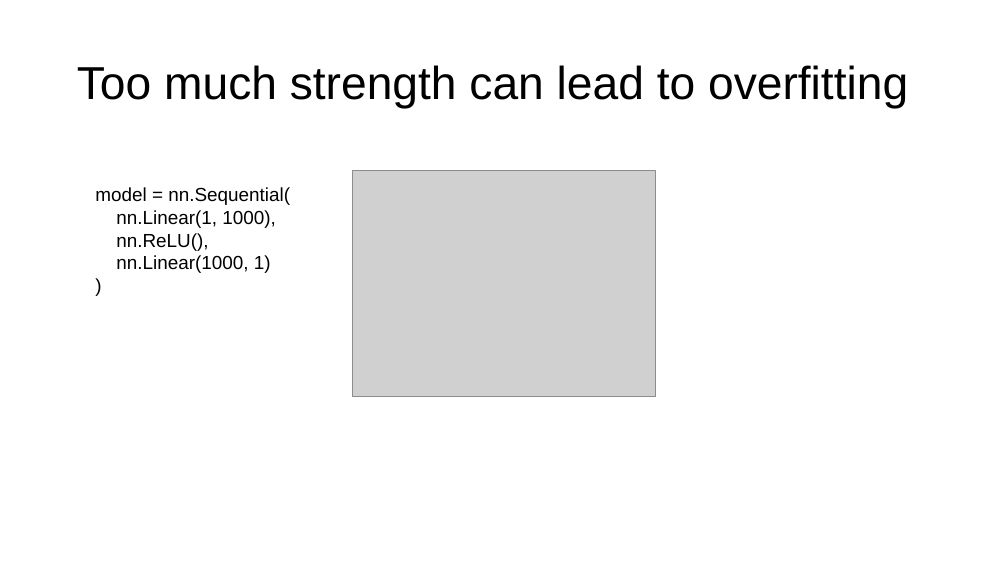
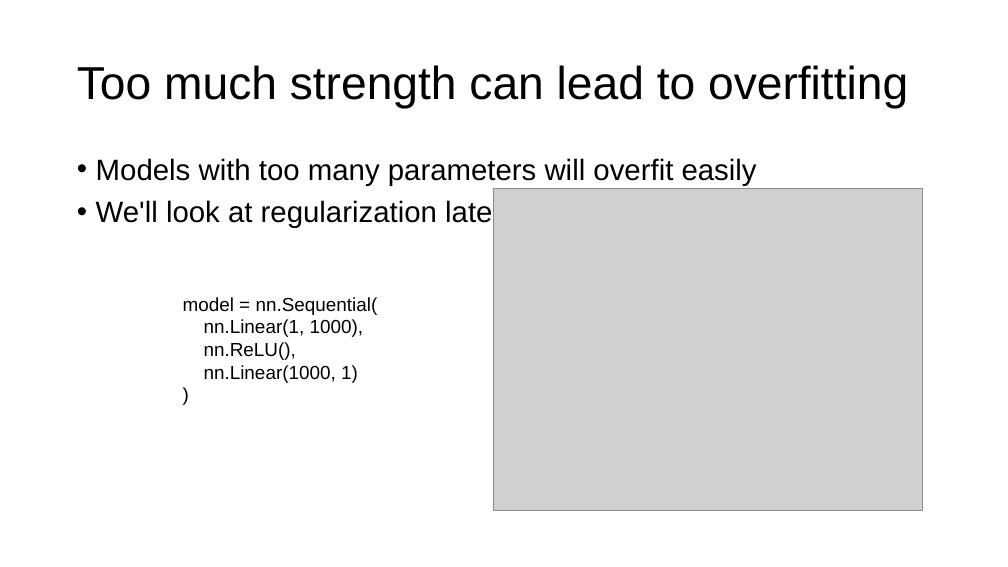
Before and after one commit to parrt/fundamentals-of-deep-learning, a slide deck: slide 17 of lectures/intro.pptx (slide 15 before the commit). Drawn at 1008x567 pixels with LibreOffice and Linux fonts; fonts in the diff are those of the drawing; grey boxes stand for pictures; background and template pictures are left out. Boxes give left, top, right and bottom in pixels: in the first picture for what was removed or moved away, otherwise in the second. Text is boxed around its words. In the diff, an @@ line names an element or a change of style, - is before the commit and + after.

```diff
--- a/lectures/intro.pptx
+++ b/lectures/intro.pptx
@@ text added at (96, 158, 757, 228), 28 pt, text #000000 @@
+• Models with too many parameters will overfit easily
+• We'll look at regularization later
@@ picture: place and size @@
-picture at (353, 170, 656, 397)
+picture at (493, 188, 923, 511)
@@ text "model = nn.Sequential(": place and size @@
-text "model = nn.Sequential(" at (95, 187, 290, 273)
+text "model = nn.Sequential(" at (183, 297, 378, 383)
```
Also in this commit, not shown: 12 other slides changed, 7 slides added, 4 slides removed, 8 other files.
